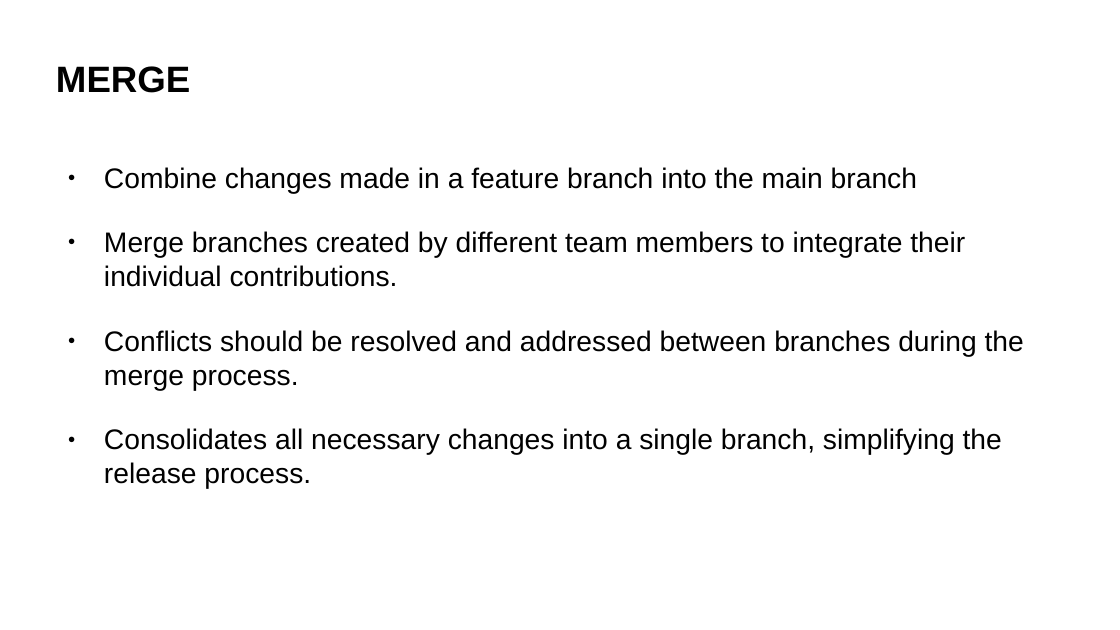
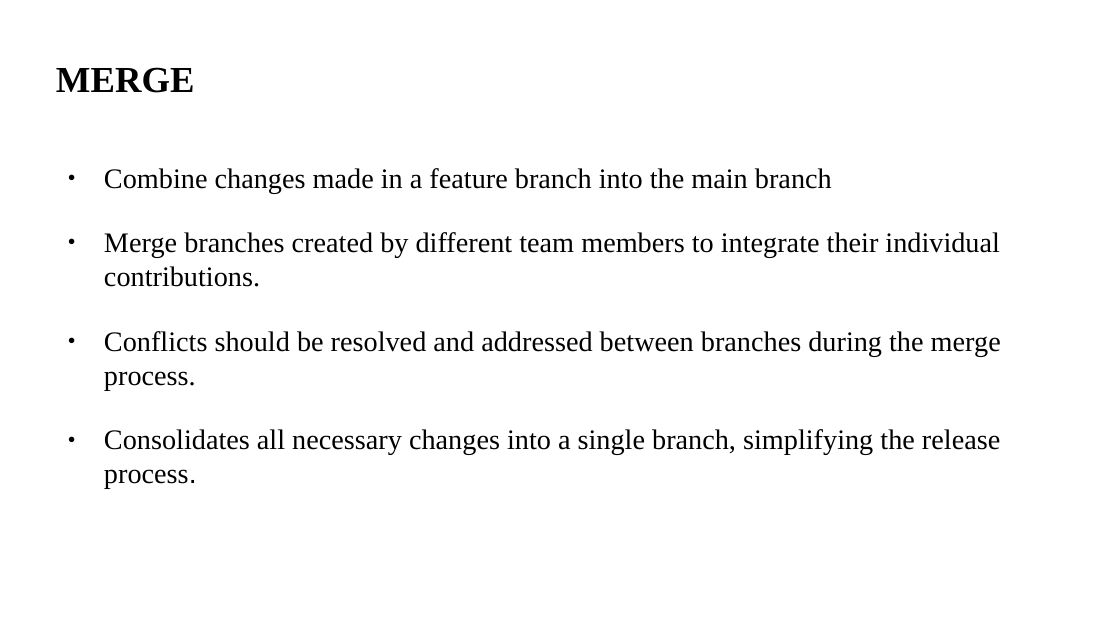
Before and after one commit to anubhavAnora/presentation, a slide deck: slide 8 of Presentation.odp. Drawn at 1120x630 pixels with LibreOffice and Linux fonts; fonts in the diff are those of the drawing. Boxes give left, top, right and bottom in pixels: in the first picture for what was removed or moved away, otherwise in the second. Text is boxed around its words. In the diff, an @@ line names an element or a change of style, - is before the commit and + after.

```diff
--- a/Presentation.odp
+++ b/Presentation.odp
@@ title "MERGE" at bbox=[56, 67, 194, 93]: font Arial to Times New Roman @@
@@ text "Combine changes made in a ..." at bbox=[104, 168, 1001, 489]: font Arial to Times New Roman @@
```
Also in this commit, not shown: 1 other slide changed.
